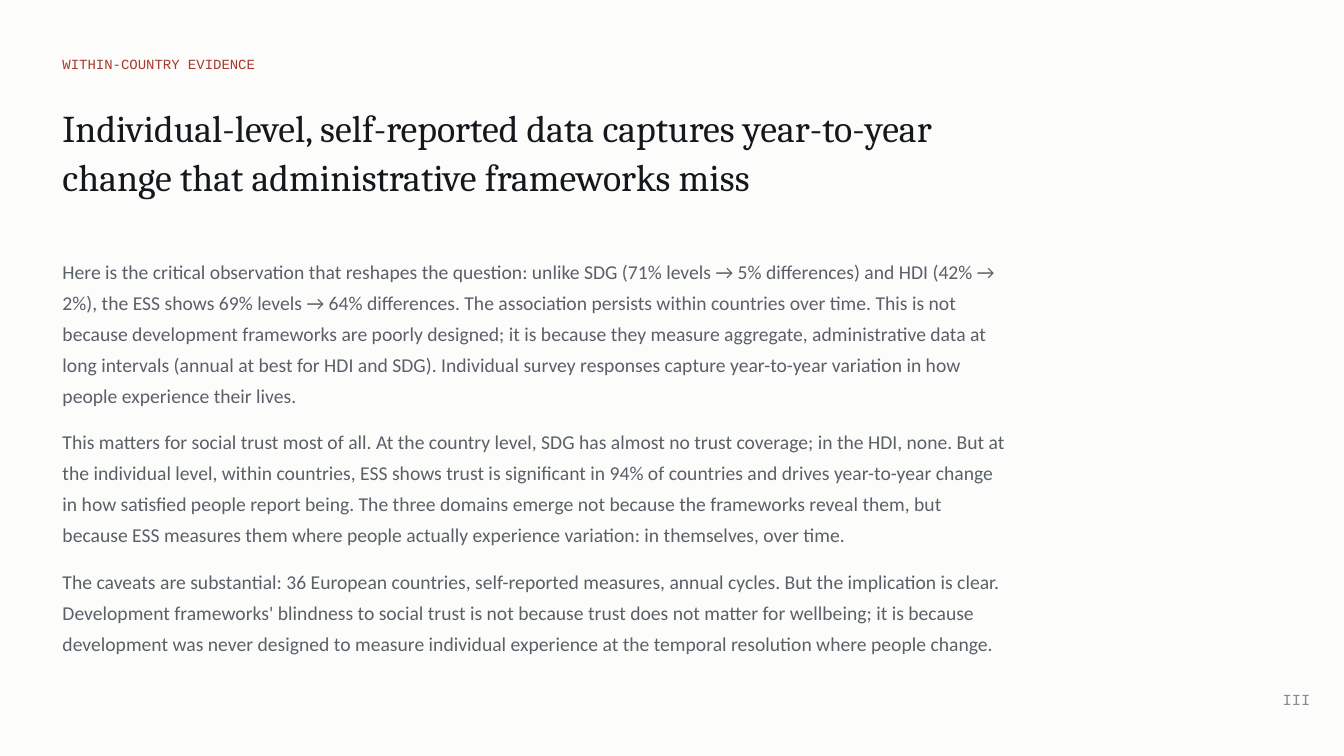
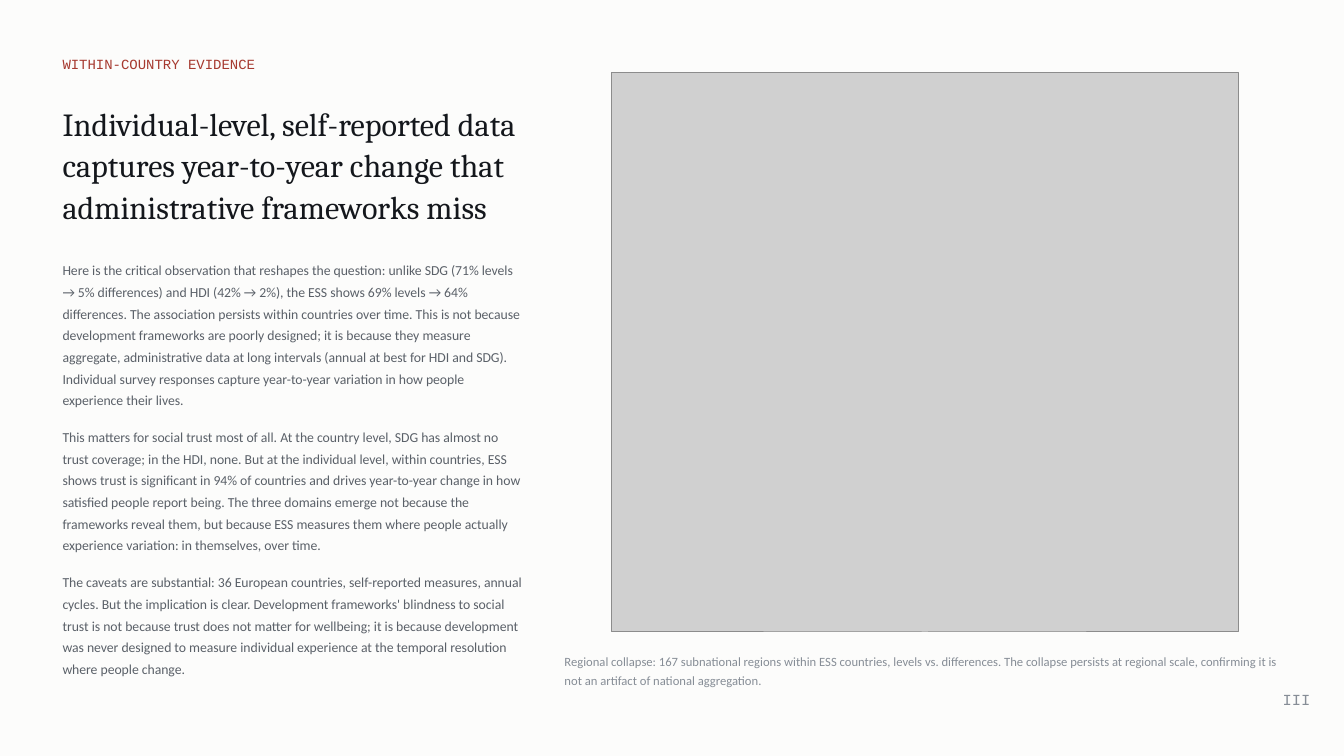
Before and after one commit to cwejnert/HDI-Happiness, a slide deck: slide 21 of deck/Measured_Where_It_Varies.pptx (slide 20 before the commit). Drawn at 1344x756 pixels with LibreOffice and Linux fonts; fonts in the diff are those of the drawing; grey boxes stand for pictures. Boxes give left, top, right and bottom in pixels: in the first picture for what was removed or moved away, otherwise in the second. Text is boxed around its words. In the diff, an @@ line names an element or a change of style, - is before the commit and + after.

```diff
--- a/deck/Measured_Where_It_Varies.pptx
+++ b/deck/Measured_Where_It_Varies.pptx
@@ picture added at (612, 73, 1239, 632) @@
@@ text "Individual-level, self-reported data captures year-to-year ..." at (63, 113, 515, 220): size 27 to 23 pt @@
@@ text "Here is the critical observation ..." at (63, 265, 522, 677): size 14 to 9.8 pt @@
@@ text added at (564, 657, 1277, 687), 9 pt, text #868D96 @@
+Regional collapse: 167 subnational regions within ESS countries, levels vs. differences. The collapse persists at regional scale, confirming it is not an artifact of national aggregation.
```
Also in this commit, not shown: 2 slides added, 1 other file.
